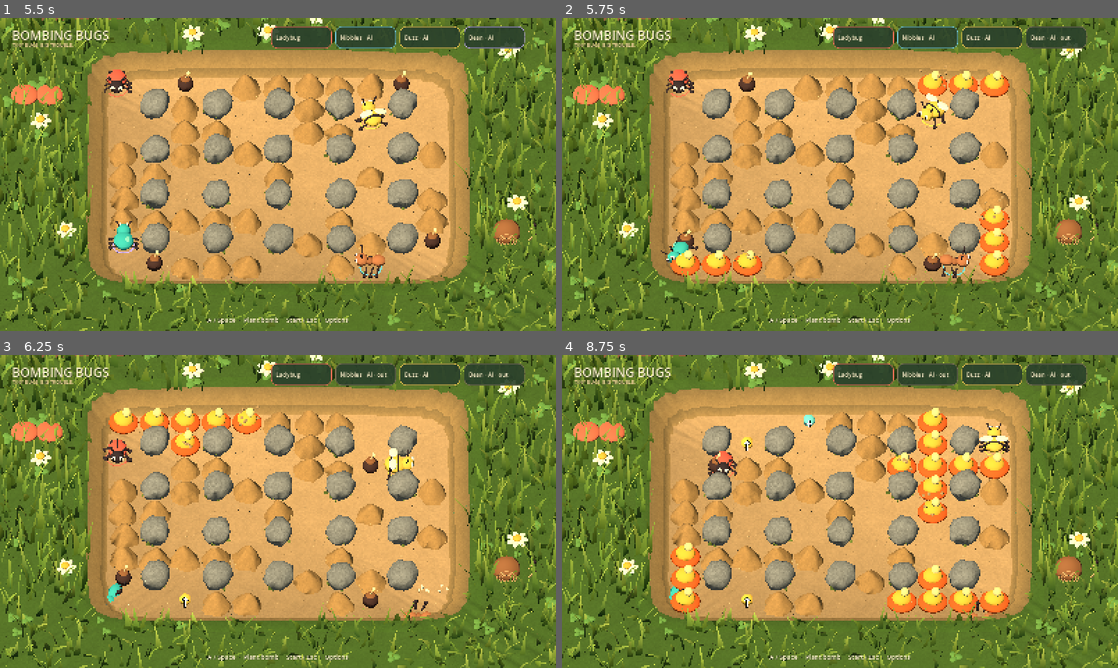
Above: before the commit, frames 1-4 (two rows, left to right).
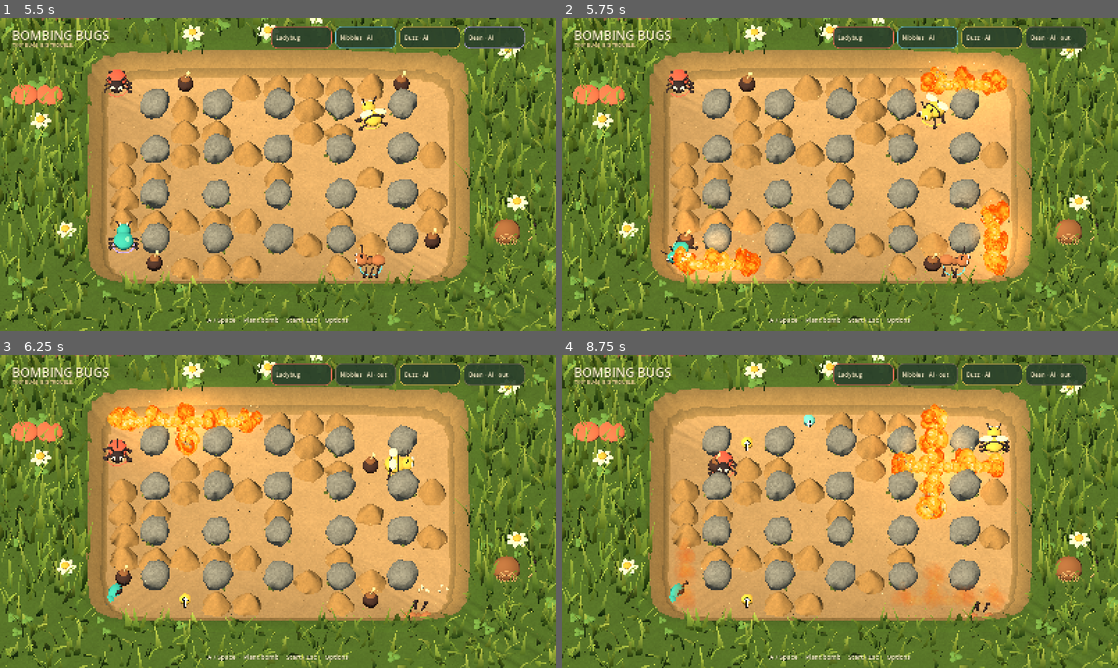
Above: after the commit, the same moments.

Repository: ontola/gamenight-games
Game: Godot game, scene res://main.tscn
Two runs of this game, one before a commit and one after it. Both use one fixed random seed, a clock stepped at 60 frames per second and the inputs below.
Inputs (mouse positions are in pixels of both pictures, inside the frame that each line leads up to):
- Up to frame 1 (5.5 s): click "Play" at 0.5 s; tap Enter at 1.25, 3.6 s; move the mouse to (400, 158) at 1.27 s; hold D 1.28-2.03 s; hold Enter 1.28-2.03 s; tap Space at 1.52, 1.82, 2.27, 2.57, 3.77, 4.07, 4.52, 4.82, 5.27 s; move the mouse to (166, 190) at 2.02 s; hold S 2.03-2.78 s; tap P at 2.1 s; move the mouse to (333, 105) at 2.77 s; hold D 2.78-3.53 s; hold Backspace 2.78-3.53 s; move the mouse to (250, 237) at 3.52 s; hold W 3.53-4.28 s; move the mouse to (444, 221) at 4.27 s; hold P 4.28-5.03 s; hold A from 4.28 s (still down); move the mouse to (111, 127) at 5.02 s; tap Backspace at 5.1 s
- Up to frame 2 (5.75 s): keep holding A; tap Space at 5.57 s
- Up to frame 3 (6.25 s): move the mouse to (305, 511) at 5.77 s; release A at 5.78 s; hold S from 5.78 s (still down); hold Enter from 5.78 s (still down)
- Up to frame 4 (8.75 s): move the mouse to (756, 433) at 6.52 s; release S at 6.53 s; release Enter at 6.53 s; hold D 6.53-7.28 s; tap P at 6.6 s; tap Space at 6.77, 7.07, 7.52, 7.82, 8.27, 8.57 s; move the mouse to (962, 495) at 7.27 s; hold W 7.28-8.03 s; hold Backspace 7.28-8.03 s; move the mouse to (728, 527) at 8.02 s; hold D from 8.03 s (still down); tap Enter at 8.1 s

Frame 1 is identical in both runs. In frame 2, 6.5% of the frame differs, in the area x 18-90%, y 0-85%; in frame 3, 3.1%; in frame 4, 5.8%.

Commit message:
Replace placeholder blast blobs with turbulent fire, embers and local light

Diff:
--- /dev/null
+++ b/bombing-bugs/src/blast.gd
@@ -0,0 +1,75 @@
+extends Node3D
+## Small, bounded version of Growing Guns' layered fire/ember lighting approach.
+## Game time drives every layer, so pause freezes effects with the match.
+var fire: ShaderMaterial
+var embers: MultiMeshInstance3D
+var phase := 0.0
+static var fire_shader: Shader
+static var puff_mesh: SphereMesh
+
+func setup(seed_value: int, connections: Array[Vector2i]) -> void:
+	var random := RandomNumberGenerator.new(); random.seed=seed_value
+	phase=random.randf()*TAU
+	if fire_shader == null:
+		fire_shader=Shader.new()
+		fire_shader.code="""shader_type spatial;
+render_mode unshaded, cull_disabled, depth_draw_never, shadows_disabled;
+uniform float age=0.0;
+varying float shade;
+varying float heat;
+void vertex() {
+ float s=INSTANCE_CUSTOM.x*30.0;
+ float a=sin(VERTEX.x*11.0+s+age*12.0)*sin(VERTEX.y*13.0+s)*sin(VERTEX.z*12.0+s);
+ float b=sin(VERTEX.x*25.0+s)*sin(VERTEX.z*27.0+s+age*18.0);
+ shade=a*.65+b*.35;
+ heat=INSTANCE_CUSTOM.y;
+ VERTEX+=NORMAL*shade*.13;
+ float grow=smoothstep(0.0,.08,age);
+ VERTEX*=mix(.35,1.0,grow);
+ VERTEX.y+=age*.25;
+}
+void fragment() {
+ float facing=abs(dot(normalize(NORMAL),normalize(VIEW)));
+ float temperature=clamp(heat*.45+facing*.3+shade*.24+(1.0-age)*.2,0.0,1.0);
+ vec3 c=mix(vec3(.82,.045,.003),vec3(1.0,.32,.015),smoothstep(.2,.55,temperature));
+ c=mix(c,vec3(1.0,.78,.16),smoothstep(.5,.78,temperature));
+ c=mix(c,vec3(1.0,.98,.78),smoothstep(.76,.98,temperature));
+ ALBEDO=c;
+ EMISSION=c*.3;
+ ALPHA=smoothstep(.04,.6,facing)*(1.0-smoothstep(.78,1.0,age));
+}
+"""
+		puff_mesh=SphereMesh.new(); puff_mesh.radius=.5; puff_mesh.height=1.0; puff_mesh.radial_segments=16; puff_mesh.rings=10
+	var mm:=MultiMesh.new(); mm.transform_format=MultiMesh.TRANSFORM_3D; mm.use_custom_data=true; mm.mesh=puff_mesh; mm.instance_count=11+connections.size()*2
+	for i in 11:
+		var a:=random.randf()*TAU
+		var spread:=0.0 if i==0 else random.randf_range(.12,.33)
+		var width:=random.randf_range(.28,.48) if i>0 else .66
+		var height:=random.randf_range(.33,.78) if i>0 else .38
+		var tilt:=Basis(Vector3(cos(a),0,sin(a)),random.randf_range(-.5,.5))
+		mm.set_instance_transform(i,Transform3D(tilt.scaled(Vector3(width,height,width)),Vector3(cos(a)*spread,.12+height*.28,sin(a)*spread)))
+		mm.set_instance_custom_data(i,Color(random.randf(),random.randf_range(.45,.95),0,0))
+	for direction_index in connections.size():
+		var direction: Vector2i=connections[direction_index]
+		for j in 2:
+			var at:=Vector3(direction.x,0,direction.y)*(.29+j*.20)+Vector3(0,.16,0)
+			mm.set_instance_transform(11+direction_index*2+j,Transform3D(Basis.IDENTITY.scaled(Vector3(.38,.30,.38)),at))
+			mm.set_instance_custom_data(11+direction_index*2+j,Color(random.randf(),.95,0,0))
+	var mesh:=MultiMeshInstance3D.new(); mesh.multimesh=mm; mesh.cast_shadow=GeometryInstance3D.SHADOW_CASTING_SETTING_OFF; add_child(mesh)
+	fire=ShaderMaterial.new(); fire.shader=fire_shader; mesh.material_override=fire
+	var sparks:=MultiMesh.new(); sparks.transform_format=MultiMesh.TRANSFORM_3D; sparks.instance_count=8
+	var spark:=SphereMesh.new(); spark.radius=.5; spark.height=1.0; spark.radial_segments=6; spark.rings=3; sparks.mesh=spark
+	embers=MultiMeshInstance3D.new(); embers.multimesh=sparks
+	var mat:=StandardMaterial3D.new(); mat.shading_mode=BaseMaterial3D.SHADING_MODE_UNSHADED; mat.albedo_color=Color("ffe9a3"); mat.emission_enabled=true; mat.emission=Color("ffc24c"); mat.emission_energy_multiplier=.6
+	embers.material_override=mat; embers.cast_shadow=GeometryInstance3D.SHADOW_CASTING_SETTING_OFF; add_child(embers)
+
+func animate(remaining: float) -> void:
+	var age:=clampf(1.0-remaining/.65,0,1)
+	fire.set_shader_parameter("age",age)
+	for i in 8:
+		var a:=i*TAU/8+phase
+		var radius:=.15+age*.55
+		var height:=.18+sin(age*PI)*(.6+float(i%3)*.25)
+		var length:=.09*(1-age)+.015
+		var basis:=Basis(Vector3.FORWARD,a).scaled(Vector3(.018,length,.018))
+		embers.multimesh.set_instance_transform(i,Transform3D(basis,Vector3(cos(a)*radius,height,sin(a)*radius)))
--- a/bombing-bugs/src/garden.gd
+++ b/bombing-bugs/src/garden.gd
@@ -1,5 +1,8 @@
 extends Node3D
 const Clay = preload("res://src/clay.gd")
+const Blast = preload("res://src/blast.gd")
+var blast_views: Dictionary = {}
+var blast_lights: Array[OmniLight3D] = []
 var obstacles: Dictionary = {}
 var bomb_views: Dictionary = {}
 var pickup_views: Dictionary = {}
@@ -127,7 +130,9 @@
 	for n in arena_root.get_children(): n.free()
 	for n in flame_root.get_children(): n.free()
 	for n in burst_root.get_children(): n.free()
-	obstacles.clear(); bomb_views.clear(); pickup_views.clear(); last_flames = ""
+	obstacles.clear(); bomb_views.clear(); pickup_views.clear(); blast_views.clear(); last_flames = ""
+	for light in blast_lights: light.free()
+	blast_lights.clear()
 	for c in match_state.cells:
 		var value: int = match_state.cells[c]
 		if value == 1 and c.x > 0 and c.x < 12 and c.y > 0 and c.y < 10:
@@ -160,16 +165,29 @@
 		pickup_views[c].position.y = .35+sin(clock*3)*.07
 	for c in pickup_views.keys():
 		if not match_state.pickups.has(c): pickup_views[c].queue_free(); pickup_views.erase(c)
-	var signature := str(match_state.flames.map(func(f: Dictionary) -> Vector2i: return f.cell))
-	if signature != last_flames:
-		last_flames = signature
-		for n in flame_root.get_children(): n.queue_free()
-		for f in match_state.flames:
-			var at := world(Vector2(f.cell))
-			Clay.ball(flame_root,at+Vector3(0,.18,0),Vector3(.98,.40,.98),Color("ef6428"),.12)
-			Clay.ball(flame_root,at+Vector3(0,.34,0),Vector3(.64,.5,.62),Color("ffbc3e"),.15)
-			Clay.ball(flame_root,at+Vector3(.1,.65,0),Vector3(.28,.34,.29),Color("ffe38a"),.1)
+	var burning := {}
+	for f in match_state.flames:
+		burning[f.cell]=maxf(burning.get(f.cell,0),f.time)
+	for c in burning:
+		if not blast_views.has(c):
+			var blast:=Blast.new(); flame_root.add_child(blast); blast.position=world(Vector2(c));
+			var connections: Array[Vector2i]=[]
+			for direction in [Vector2i.LEFT,Vector2i.RIGHT,Vector2i.UP,Vector2i.DOWN]:
+				if burning.has(c+direction): connections.append(direction)
+			blast.setup(c.x+c.y*71,connections)
+			blast_views[c]=blast
+		blast_views[c].animate(burning[c])
+	for c in blast_views.keys():
+		if not burning.has(c): blast_views[c].queue_free(); blast_views.erase(c)
+	for light in blast_lights.duplicate():
+		var age: float=light.get_meta("age")+dt; light.set_meta("age",age)
+		if age>=.65: light.queue_free(); blast_lights.erase(light); continue
+		light.light_energy=(1.6 if age<.06 else .75)*pow(1.0-age/.65,1.2)
+		light.light_color=Color("ffe6a4").lerp(Color("ff8025"),age/.65)
 	for e in match_state.events:
+		if e.type == "boom":
+			if blast_lights.size()>=4: blast_lights.pop_front().queue_free()
+			var light:=OmniLight3D.new(); light.position=world(Vector2(e.cell))+Vector3(0,.8,0); light.omni_range=3.4; light.omni_attenuation=1.2; light.shadow_enabled=false; light.set_meta("age",0.0); add_child(light); blast_lights.append(light)
 		if e.type in ["crack","out"]: burst(world(Vector2(e.cell)),Color("b99561") if e.type == "crack" else Color("f2e9bb"))
 	for n in burst_root.get_children():
 		var life: float = n.get_meta("life")-dt; n.set_meta("life",life)
Binary file changed: bombing-bugs/docs/gameplay.png
